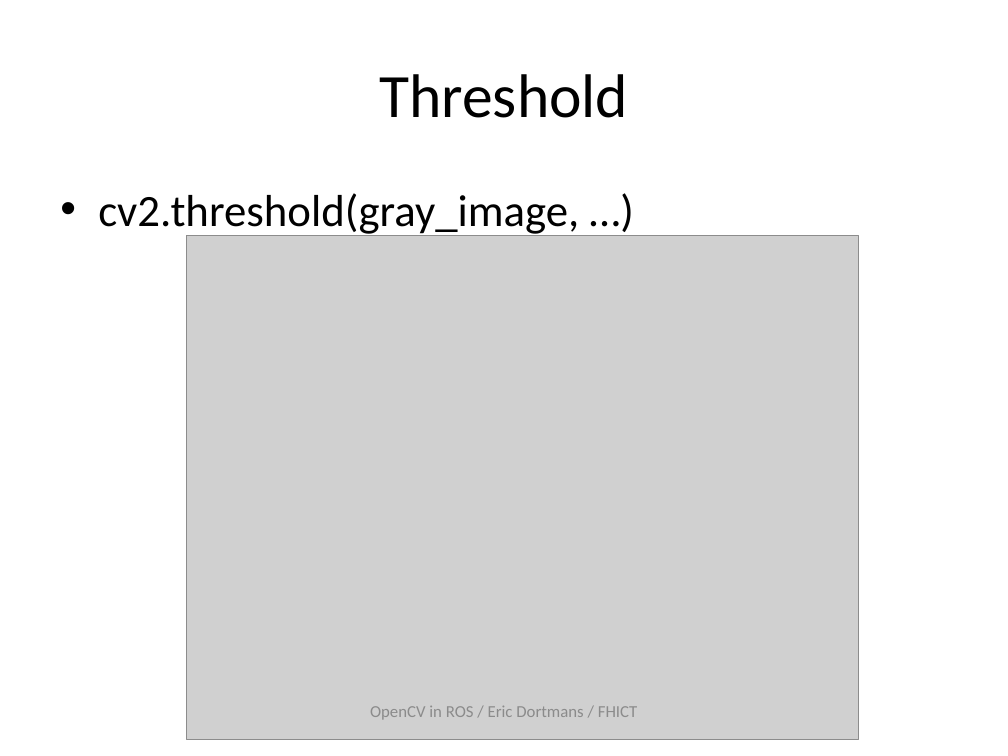
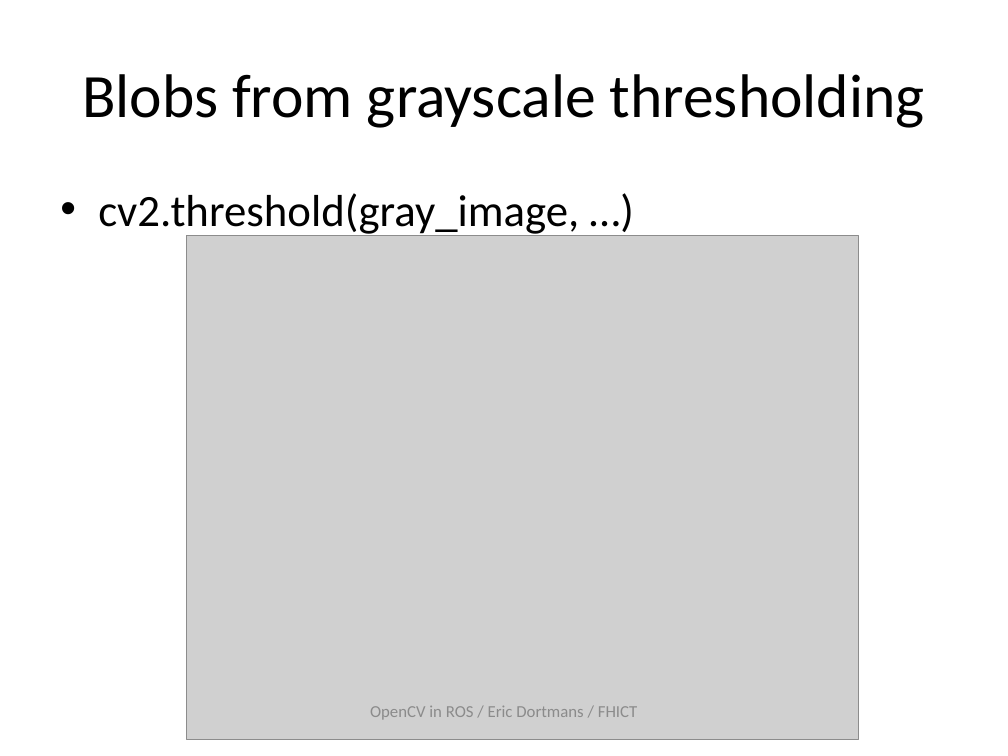
Before and after one commit to dortmans/ros_opencv, a slide deck: slide 32 of doc/ROS_OpenCV.pptx (slide 29 before the commit). Drawn at 1008x756 pixels with LibreOffice and Linux fonts; fonts in the diff are those of the drawing; grey boxes stand for pictures. Boxes give left, top, right and bottom in pixels: in the first picture for what was removed or moved away, otherwise in the second. Text is boxed around its words. In the diff, an @@ line names an element or a change of style, - is before the commit and + after.

Commit message:
Slides update

```diff
--- a/doc/ROS_OpenCV.pptx
+++ b/doc/ROS_OpenCV.pptx
@@ title at (82, 74, 925, 128): text changed @@
-Threshold
+Blobs from grayscale thresholding
```
Also in this commit, not shown: 6 other slides changed, 2 slides added.
